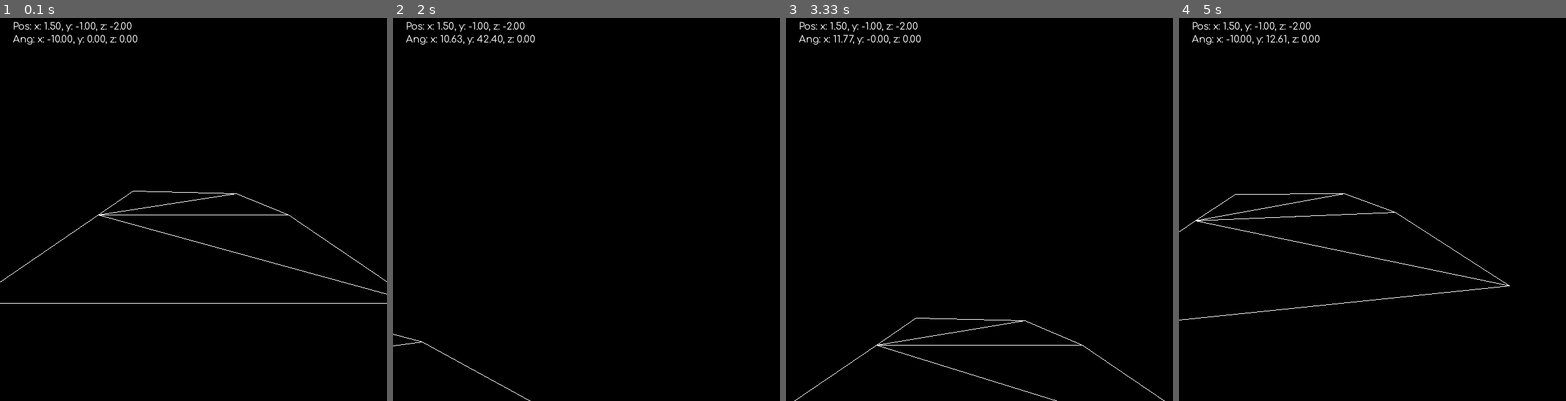
Above: before the commit, frames 1-4 (left to right).
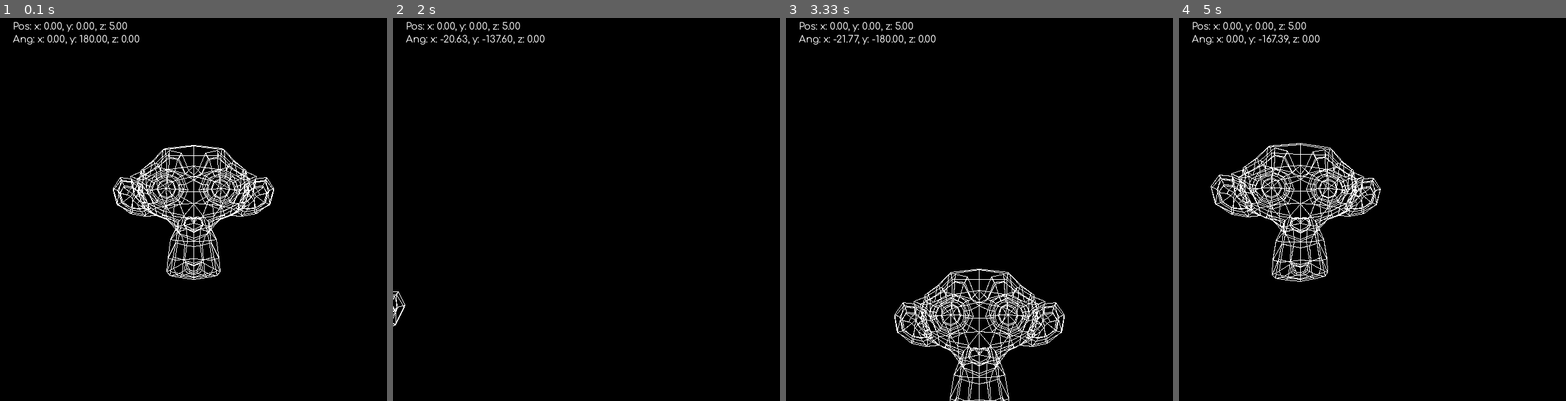
Above: after the commit, the same moments.

Repository: TreeWonTwoToFor/personal_projects
Game: pygame game, started from Python/Needs_Work/TreeOS/v3/main.py
Same seed, same stepped clock (60 frames per second), same inputs: the game is played once before the commit and once after it.
Inputs:
- Up to frame 1 (0.1 s): no input
- Up to frame 2 (2 s): hold Right 0.33-0.8 s; hold Up 0.83-1.13 s; hold Right 1.17-1.63 s; hold Left from 1.67 s (still down)
- Up to frame 3 (3.33 s): release Left at 2.2 s; hold Down 2.23-2.53 s; hold Left 2.57-2.97 s; hold Up from 3 s (still down)
- Up to frame 4 (5 s): release Up at 3.37 s; hold Right 3.4-4.03 s; hold Down 4.07-4.43 s; hold Left 4.47-4.93 s; hold Right from 4.97 s (still down)

The runs differ from the first frame. In frame 1, 3.9% of the frame differs, in the area x 0-100%, y 1-75%; in frame 2, 0.7%; in frame 3, 3.6%; in frame 4, 3.8%.

Commit message:
Added .obj support to TreeOS, and made some tweaks to Tetris

Diff:
--- a/Python/Needs_Work/TreeOS/World/world_package/v3/main.py
+++ /dev/null
@@ -1,70 +0,0 @@
-# General libraries
-import pygame
-
-# Project files
-import Camera
-import Draw
-import PlayerMovement
-
-FPS = 60
-resolution = (600,600)
-debug = True
-mouse_control = False
-mouse_sensitivity = 1
-
-screen = pygame.display.set_mode(resolution)
-clock = pygame.time.Clock()
-
-if mouse_control:
-    pygame.mouse.set_visible(False)
-
-# cube_points = [
-#     (0,0,0),
-#     (0,1,0),
-#     (1,0,0),
-#     (1,1,0),
-#     (1,0,1),
-#     (1,1,1),
-#     (0,0,1),
-#     (0,1,1),
-#     (0,0,0),
-#     (0,1,0)
-# ]
-
-cube_points = [
-    (0,1,0), (1,1,0), (1,1,1),
-    (0,1,0), (0,1,1), (1,1,1),
-    (0,1,0), (0,1,1), (0,0,1),
-    (0,0,0), (0,1,0), (0,0,1),
-    (0,1,0), (1,1,0), (0,0,0),
-    (1,0,0), (1,1,0), (0,0,0),
-    (1,0,0), (1,1,0), (1,1,1),
-    (1,0,0), (1,0,1), (1,1,1),
-    (0,1,1), (1,0,1), (1,1,1),
-    (0,1,1), (0,0,1), (1,0,1),
-    (0,0,1), (1,0,0), (1,0,1),
-    (1,0,0), (0,0,1), (0,0,0)
-]
-
-race_track = [
-    (0,0,0), (0,0,3), (3,0,0),
-    (3,0,3), (0,0,3), (3,0,0),
-    (0,0,3), (3,0,3), (2.5,0,5.5),
-    (0,0,3), (0,0,6), (2.5,0,5.5)
-]
-
-# pos + angle is simply to highlight the current drawing setup.
-game_camera = Camera.Camera((1.5,-1,-2), (Camera.degrees_to_radians(-10), 0, 0))
-
-running = True
-while running:
-    Draw.draw_frame(screen, game_camera, race_track, debug)
-    for event in pygame.event.get():
-        if event.type == pygame.QUIT or PlayerMovement.player_movement(event, mouse_control):
-            # this is a little unintuitive, but since PlayerMovment
-            #   handles the escape key, it returns True when ESC
-            #   is pressed. It updates the keyboard when called.
-            running = False
-    # the player movement needs to be checked every frame, and not just when a key changes.
-    PlayerMovement.player_movement_update(game_camera, mouse_control, mouse_sensitivity)
-    clock.tick(FPS)
--- a/Python/Needs_Work/TreeOS/World/world_package/v3/Draw.py
+++ b/Python/Needs_Work/TreeOS/v3/Draw.py
@@ -43,12 +43,13 @@
     bx = (dx*size_x)/(dz*recording_x)*recording_z
     by = (dy*size_y)/(dz*recording_y)*recording_z
     # bx and by need to be centered to the screen instead of 0,0
-    return (bx+size_x,by+size_y)
+    # OG RETURN FUNCTION: return (bx+size_x,by+size_y)
+    return (bx+size_x,size_y-by)
 
 # General drawing functions
 
 def draw_pt(screen, coords, color):
-    # this is imply to help make it easier to quickly draw a point
+    # this is simply to help make it easier to quickly draw a point
     pygame.draw.circle(screen, color, coords, 2)
 
 def draw_from_lines(screen, camera, line_list, offset=(0,0,0)):
@@ -59,29 +60,17 @@
         pygame.draw.line(screen, (255, 255, 255), point_a, point_b)
 
 def draw_polygons(screen, camera, p_list, offset=(0,0,0)):
-    for poly in range(len(p_list)//3):
-        first = p_list[poly*3]
-        second = p_list[poly*3+1]
-        third = p_list[poly*3+2]
-        point_a = perspective_projection(screen, first, camera)
-        point_b = perspective_projection(screen, second, camera)
-        point_c = perspective_projection(screen, third, camera)
-        pygame.draw.line(screen, (255, 255, 255), point_a, point_b)
-        pygame.draw.line(screen, (255, 255, 255), point_b, point_c)
-        pygame.draw.line(screen, (255, 255, 255), point_c, point_a)
+    for poly in p_list:
+        # 0-1, 1-2, 2-3, 3-0
+        poly_size = len(poly)
+        for i in range(poly_size):
+            index_a = i
+            index_b = i+1
+            if index_b == poly_size: index_b = 0
+            point_a = perspective_projection(screen, poly[index_a], camera)
+            point_b = perspective_projection(screen, poly[index_b], camera)
+            pygame.draw.line(screen, (255,255,255), point_a, point_b)
 
-    # p_counter = 0
-    # while p_counter < len(p_list)-2:
-    #     first = (p_list[p_counter][0]+offset[0], p_list[p_counter][1]+offset[1], p_list[p_counter][2]+offset[2])
-    #     second = (p_list[p_counter+1][0]+offset[0], p_list[p_counter+1][1]+offset[1], p_list[p_counter+1][2]+offset[2])
-    #     third = (p_list[p_counter+2][0]+offset[0], p_list[p_counter+2][1]+offset[1], p_list[p_counter+2][2]+offset[2])
-    #     point_a = perspective_projection(screen, first, camera)
-    #     point_b = perspective_projection(screen, second, camera)
-    #     point_c = perspective_projection(screen, third, camera)
-    #     pygame.draw.line(screen, (255, 255, 255), point_a, point_b)
-    #     pygame.draw.line(screen, (255, 255, 255), point_b, point_c)
-    #     pygame.draw.line(screen, (255, 255, 255), point_c, point_a)
-    #     p_counter += 1
 
 # Specific implementations for other shapes.
 
@@ -113,9 +102,7 @@
 
 def draw_frame(screen, camera, point_list, debug):
     screen.fill((0,0,0))
-    #draw_sphere(screen, camera)
-    poly_list = Polygon.points_to_polygons(point_list)
-    draw_polygons(screen, camera, point_list) # in this case, it draws a cube
+    draw_polygons(screen, camera, point_list)
     camera.fix_angles() # keeps the camera's angles in realistic boundaries.
     if debug: camera.show_pos(screen)
     pygame.display.update()
--- a/Python/Needs_Work/TreeOS/World/world_package/v3/PlayerMovement.py
+++ b/Python/Needs_Work/TreeOS/v3/PlayerMovement.py
@@ -52,12 +52,12 @@
     if a_held: camera.move(math.pi/2)
     if d_held: camera.move(-math.pi/2)
     if not using_mouse:
-        if up_held: camera.angle.x += 0.02
-        if down_held: camera.angle.x -= 0.02
+        if up_held: camera.angle.x -= 0.02
+        if down_held: camera.angle.x += 0.02
         if left_held: camera.angle.y -= 0.02
         if right_held: camera.angle.y += 0.02
     else:
         mouse_x, mouse_y = pygame.mouse.get_rel()
-        camera.angle.x -= mouse_sensitivity*(mouse_y/500)
+        camera.angle.x += mouse_sensitivity*(mouse_y/500)
         camera.angle.y += mouse_sensitivity*(mouse_x/500)
         pygame.mouse.set_pos((300, 300))
--- /dev/null
+++ b/Python/Needs_Work/TreeOS/v3/blender_parser.py
@@ -0,0 +1,77 @@
+def read_blender_file(file_name):
+    try:
+        file = open(file_name)
+        return file.read()
+    except:
+        raise FileNotFoundError("Could not find the file.")
+
+def get_file_dictionary(file_text):
+    line_list = file_text.split('\n')
+    line_dictionary = {}
+    for i in range(len(line_list)):
+        line_dictionary[i+1] = line_list[i]
+    return line_dictionary
+
+def get_data(file_dict, data_type):
+    data_list = []
+
+    line_number = 1
+
+    start_found = False
+    while not start_found:
+        if file_dict[line_number].split()[0] == data_type:
+            start_found = True
+        else:
+            line_number += 1
+
+    looking = True
+    while looking:
+        if file_dict[line_number] == "":
+            looking = False
+        elif file_dict[line_number].split()[0] == data_type:
+            data_list.append(file_dict[line_number])
+        else:
+            looking = False
+        line_number += 1
+    return data_list
+
+def get_model(file_name):
+    text = read_blender_file(file_name)
+    file_dict = get_file_dictionary(text)
+    vertex_list = []
+    face_list = []
+    for vertex in get_data(file_dict, 'v'):
+        final_vertex = []
+        for number in vertex.split()[1:]:
+            final_vertex.append(float(number))
+        vertex_list.append(final_vertex)
+    for face in get_data(file_dict, 'f'):
+        final_face = []
+        for point in face.split()[1:]:
+            final_face.append(int(point.split('/')[0]))
+        face_list.append(final_face)
+    model = []
+    for face in face_list:
+        face_points = []
+        for i in range(len(face)):
+            vertex_index = face[i]-1
+            face_points.append(vertex_list[vertex_index])
+        model.append(face_points)
+    return model
+
+if __name__ == '__main__':
+    file_name = input("Enter file name: ")
+    file_extension = file_name.split('.')[-1]
+    if file_extension == "obj":
+        text = read_blender_file(file_name)
+        file_dict = get_file_dictionary(text)
+        for vertex in get_data(file_dict, 'v'):
+            print("v: " + str(vertex.split()[1:]))
+        print()
+        for face in get_data(file_dict, 'f'):
+            print("f: ", end = "")
+            for point in face.split()[1:]:
+                print(point[0], end = " ")
+            print()
+    else:
+        print("This program only supports obj files.")
--- /dev/null
+++ b/Python/Needs_Work/TreeOS/v3/main.py
@@ -0,0 +1,39 @@
+# General libraries
+import pygame
+
+# Project files
+import Camera
+import Draw
+import PlayerMovement
+import blender_parser as Parser
+
+FPS = 60
+resolution = (600,600)
+debug = True
+model_file = "./blender_files/monkey.obj"
+
+mouse_control = False
+mouse_sensitivity = 1
+
+screen = pygame.display.set_mode(resolution)
+clock = pygame.time.Clock()
+pygame.mouse.set_visible(not mouse_control)
+
+model = Parser.get_model(model_file)
+
+# pos + angle is simply to highlight the current drawing setup.
+# use Camera.degrees_to_radians() for angles
+game_camera = Camera.Camera((0,0,5), (0, Camera.degrees_to_radians(180), 0))
+
+running = True
+while running:
+    Draw.draw_frame(screen, game_camera, model, debug)
+    for event in pygame.event.get():
+        if event.type == pygame.QUIT or PlayerMovement.player_movement(event, mouse_control):
+            # this is a little unintuitive, but since PlayerMovment
+            #   handles the escape key, it returns True when ESC
+            #   is pressed. It updates the keyboard when called.
+            running = False
+    # the player movement needs to be checked every frame, and not just when a key changes.
+    PlayerMovement.player_movement_update(game_camera, mouse_control, mouse_sensitivity)
+    clock.tick(FPS)
--- a/Python/Needs_Work/TreeOS/World/world_package/v3/To_Do.txt
+++ b/Python/Needs_Work/TreeOS/v3/notes/To_Do.txt
@@ -1,7 +1,7 @@
 Listed in no particular order
 
 1. Mouse movement for camera control ✔
-2. system for creating models
+2. system for creating models ✔
 3. Textures
 4. optimizations
 5. fun demos
--- /dev/null
+++ b/Python/Needs_Work/TreeOS/v3/notes/obj_structure.txt
@@ -0,0 +1,14 @@
+1-2:  holds info about blender
+3: points to the material (.mtl) file
+4: 'o Cube,' which I guess means that there is a cube object in the scene?
+
+5-12:  v - has individual vertecies
+13-18: vn - maybe holds the range of how far any vertex goes?
+19-32: vt - holds a pair of numbers. I have no clue what that means
+33:    s - just the number 0. also have no clue what that means
+34-39: f - likely which vertecies create a face.
+
+
+IDEAS:
+
+for this program, simply getting the v and f values will be enough.
--- a/Python/Working/Tetris/main.py
+++ b/Python/Working/Tetris/main.py
@@ -15,19 +15,20 @@
     return game_board
 
 def print_board(game_board, lines_cleared, score):
-    print(" "*6 + "TETRIS")
-    special_rows = range(4)
-    special_values = [f"Score: {score}", f"Lines Cleared: {lines_cleared}", "", ""]
+    os.system('clear')
+    text = " "*6 + "TETRIS\n"
+    special_values = [f"Score: {score}", f"Lines Cleared: {lines_cleared}"]
+    special_rows = range(len(special_values))
     for i in range(20):
         for column in game_board:
             if column[i] == "_":
-                print(".", end = " ")
-            else:
-                print("□", end = " ")
+                text += ". "
+            else:
+                text += "□ "
         if i in special_rows:
-            print(special_values[i])
-        else:
-            print()
+            text += special_values[i]
+        text += '\n'
+    print(text)
 
 def random_piece():
     piece_number = random.randint(0,6)
@@ -37,52 +38,39 @@
 def spawn_piece(game_board, piece_letter):
     player_died = False
     spawn_location = (3, 0)
+    # where are the tiles?
+    piece_tiles = []
     match piece_letter:
         case 'i':
-            for i in range(4):
-                if game_board[spawn_location[0]+i][spawn_location[1]] != '_':
-                    player_died = True
-                game_board[spawn_location[0]+i][spawn_location[1]] = '*'
+            for i in range(4): piece_tiles.append((spawn_location[0]+i, spawn_location[1]))
         case 'o':
             for i in range(2):
                 for j in range(2):
-                    if game_board[spawn_location[0]+i+1][spawn_location[1]+j] != '_':
-                        player_died = True
-                    game_board[spawn_location[0]+i+1][spawn_location[1]+j] = '*'
+                    piece_tiles.append((spawn_location[0]+i+1, spawn_location[1]+j))
         case 't':
             for i in range(3):
-                if game_board[spawn_location[0]+i][spawn_location[1]] != '_':
-                    player_died = True
-                game_board[spawn_location[0]+i][spawn_location[1]] = '*'
-            if game_board[spawn_location[0]+1][spawn_location[1]+1] != '_':
-                player_died = True
-            game_board[spawn_location[0]+1][spawn_location[1]+1] = '*'
+                piece_tiles.append((spawn_location[0]+i, spawn_location[1]))
+            piece_tiles.append((spawn_location[0]+1, spawn_location[1]+1))
         case 'z':
             for i in range(4):
-                if game_board[spawn_location[0]+(i-i//2)][spawn_location[1]+i//2] != '_':
-                    player_died = True
-                game_board[spawn_location[0]+(i-i//2)][spawn_location[1]+i//2] = '*'
+                piece_tiles.append((spawn_location[0]+(i-i//2), spawn_location[1]+i//2))
         case 's':
             for i in range(4):
-                if game_board[spawn_location[0]+(i-i//2)][spawn_location[1]+(1-i//2)] != '_':
-                    player_died = True
-                game_board[spawn_location[0]+(i-i//2)][spawn_location[1]+(1-i//2)] = '*'
+                piece_tiles.append((spawn_location[0]+(i-i//2), spawn_location[1]+(1-i//2)))
         case 'l':
             for i in range(3):
-                if game_board[spawn_location[0]+i][spawn_location[1]] != '_':
-                    player_died = True
-                game_board[spawn_location[0]+i][spawn_location[1]] = '*'
-            if game_board[spawn_location[0]][spawn_location[1]+1] != '_':
-                player_died = True
-            game_board[spawn_location[0]][spawn_location[1]+1] = '*'
+                piece_tiles.append((spawn_location[0]+i, spawn_location[1]))
+            piece_tiles.append((spawn_location[0], spawn_location[1]+1))
         case 'j':
             for i in range(3):
-                if game_board[spawn_location[0]+i][spawn_location[1]] != '_':
-                    player_died = True
-                game_board[spawn_location[0]+i][spawn_location[1]] = '*'
-            if game_board[spawn_location[0]+2][spawn_location[1]+1] != '_':
-                player_died = True
-            game_board[spawn_location[0]+2][spawn_location[1]+1] = '*'
+                piece_tiles.append((spawn_location[0]+i, spawn_location[1]))
+            piece_tiles.append((spawn_location[0]+2, spawn_location[1]+1))
+    # can we put the tiles on the board?
+    for tile in piece_tiles:
+        if game_board[tile[0]][tile[1]] != '_':
+            player_died = True
+            break
+        game_board[tile[0]][tile[1]] = '*'
     return player_died
 
 def get_piece_tiles(game_board):
@@ -141,18 +129,13 @@
                 game_board[tile[0]][tile[1]] = '_'
                 game_board[tile[0]+1][tile[1]] = '*'
 
-
 def rotate(game_board, piece_type):
-    # general setup
     if piece_type == 'o': return
     original_tiles = get_piece_tiles(game_board)
-
     # finding orientation + pivot position
     orientation = None
-    pivot = None
     match piece_type:
         case 'i':
-            pivot = original_tiles[1]
             if original_tiles[0][0] != original_tiles[1][0]:
                 orientation = 'horizontal'
             else:
@@ -166,7 +149,6 @@
                 average_y_value += tile[1]
             average_x_value = average_x_value / 4
             average_y_value = average_y_value / 4
-            print(average_x_value, average_y_value)
             # use C.O.M. to find where imbalance is
             if average_x_value == original_tiles[1][0]:
                 # point up/down?
@@ -186,7 +168,6 @@
                 case "down": pivot = original_tiles[2]
                 case "right": pivot = original_tiles[2]
         case 's' | 'z':
-            pivot = (0,0) # we override relative_tiles later
             height_list = []
             for tile in original_tiles:
                 if tile[1] not in height_list:
@@ -224,50 +205,26 @@
                     orientation = 'up'
 
     # getting the relative tile positions
-    relative_tiles = original_tiles.copy()
-    for i in range(len(relative_tiles)):
-        tile = relative_tiles[i]
-        new_tile = []
-        for j in range(2):
-            new_tile.append(tile[j] - pivot[j])
-        relative_tiles[i] = tuple(new_tile)
-
-    # rotating relative positions
+    relative_tiles = []
     match piece_type:
         case 'i':
-            for i in range(len(relative_tiles)):
-                tile = relative_tiles[i]
-                tile_list = list(tile)
-                tile_list.reverse()
-                if orientation == 'horizontal':
-                    tile_list[0] = tile_list[1]*-1
-                elif orientation == 'vertical':
-                    tile_list[1] = tile_list[0]*-1
-                relative_tiles[i] = tuple(tile_list)
+            match orientation:
+                case "horizontal": relative_tiles = [(1,1), (0,0), (-1,-1), (-2,-2)]
+                case "vertical":   relative_tiles = [(2,2), (1,1), (0,0), (-1,-1)]
         case 't':
             match orientation:
-                case 'up':
-                    for i in range(3): relative_tiles[i] = (0,0)
-                    relative_tiles[3] = (-1,-1)
-                case 'right':
-                    for i in range(3): relative_tiles[i] = (0,0)
-                    relative_tiles[3] = (1,-1)
-                case 'down':
-                    for i in range(1,4): relative_tiles[i] = (0,0)
-                    relative_tiles[0] = (1,1)
-                case 'left':
-                    for i in range(1,4): relative_tiles[i] = (0,0)
-                    relative_tiles[0] = (-1,1)
+                case 'up':    relative_tiles = [(0,0), (0,0), (0,0), (-1,-1)]
+                case 'right': relative_tiles = [(0,0), (0,0), (0,0), (1,-1)]
+                case 'down':  relative_tiles = [(1,1), (0,0), (0,0), (0,0)]
+                case 'left':  relative_tiles = [(-1,1), (0,0), (0,0), (0,0)]
         case 'z':
-            if orientation == 'wide':
-                relative_tiles = [(2, 0), (0, 0), (0, 0), (0, -2)]
-            elif orientation == 'tall':
-                relative_tiles = [(0, 0), (0, 0), (0, 2), (-2, 0)]
+            match orientation:
+                case "wide": relative_tiles = [(2, 0), (0, 0), (0, 0), (0, -2)]
+                case "tall": relative_tiles = [(0, 0), (0, 0), (0, 2), (-2, 0)]
         case 's':
-            if orientation == 'wide':
-                relative_tiles = [(2, 0), (0,0), (0, -2), (0, 0)]
-            elif orientation == 'tall':
-                relative_tiles = [(0, 2), (0, 0), (0, 0), (-2, 0)]
+            match orientation:
+                case 'wide': relative_tiles = [(2, 0), (0,0), (0, -2), (0, 0)]
+                case 'tall': relative_tiles = [(0, 2), (0, 0), (0, 0), (-2, 0)]
         case 'j':
             match orientation:
                 case 'left':  relative_tiles = [(2,0), (1,-1), (0,0), (-1,1)]
@@ -280,7 +237,6 @@
                 case 'down':  relative_tiles = [(2,0), (1,1), (0,0), (-1,-1)]
                 case 'right': relative_tiles = [(1,-1), (0,0), (0,2), (-1,1)]
                 case 'up':    relative_tiles = [(1,1), (0,0), (-1,-1), (-2,0)]
-
 
     # turning relative positions back into global ones
     global_tiles = []
@@ -317,10 +273,6 @@
                 column.pop(i)
                 column.insert(0, '_')
     return lines_cleared
-
-def board_update(game_board, lines, score):
-    os.system('clear')
-    print_board(game_board, lines, score)
 
 if __name__ == '__main__':
     # game setup
@@ -360,7 +312,7 @@
             if rotate_counter >= counter_max//3:
                 rotate(game_board, current_piece)
                 rotate_counter = 0
-            board_update(game_board, lines_cleared, score)
+            print_board(game_board, lines_cleared, score)
             need_piece = drop(game_board)
             if need_piece:
                 new_lines = clear_line(game_board)
--- /dev/null
+++ b/Python/Working/Tetris/to_do.txt
@@ -0,0 +1,7 @@
+1. Next box
+2. screen/input cleanup
+3. rotate both ways
+4. Speed changes
+5. Levels
+6. Title screen?
+7. spins + slide pieces
Renamed: Python/Needs_Work/TreeOS/World/world_package/v3/Camera.py -> Python/Needs_Work/TreeOS/v3/Camera.py
Renamed: Python/Needs_Work/TreeOS/World/world_package/v3/Comfortaa.ttf -> Python/Needs_Work/TreeOS/v3/Comfortaa.ttf
Renamed: Python/Needs_Work/TreeOS/World/world_package/v3/Point.py -> Python/Needs_Work/TreeOS/v3/Point.py
Renamed: Python/Needs_Work/TreeOS/World/world_package/v3/Polygon.py -> Python/Needs_Work/TreeOS/v3/Polygon.py
Not shown, added: Python/Needs_Work/TreeOS/v3/blender_files/cube.obj
Not shown, added: Python/Needs_Work/TreeOS/v3/blender_files/icosphere.obj
Not shown, added: Python/Needs_Work/TreeOS/v3/blender_files/monkey.obj
Not shown, removed: Python/Working/Tetris/.main.py.swp
